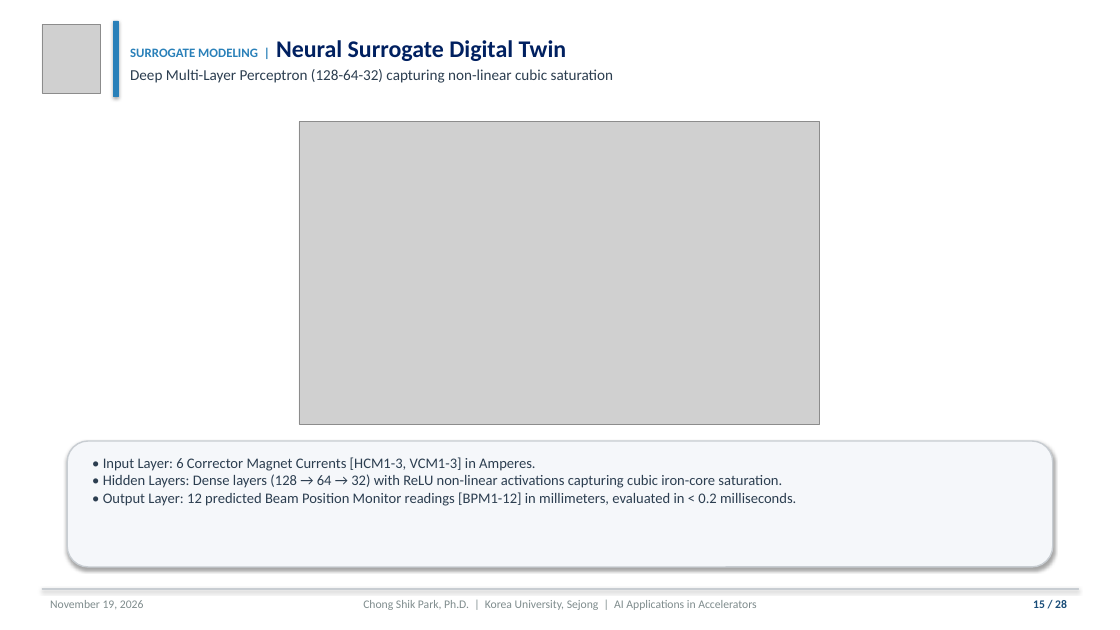
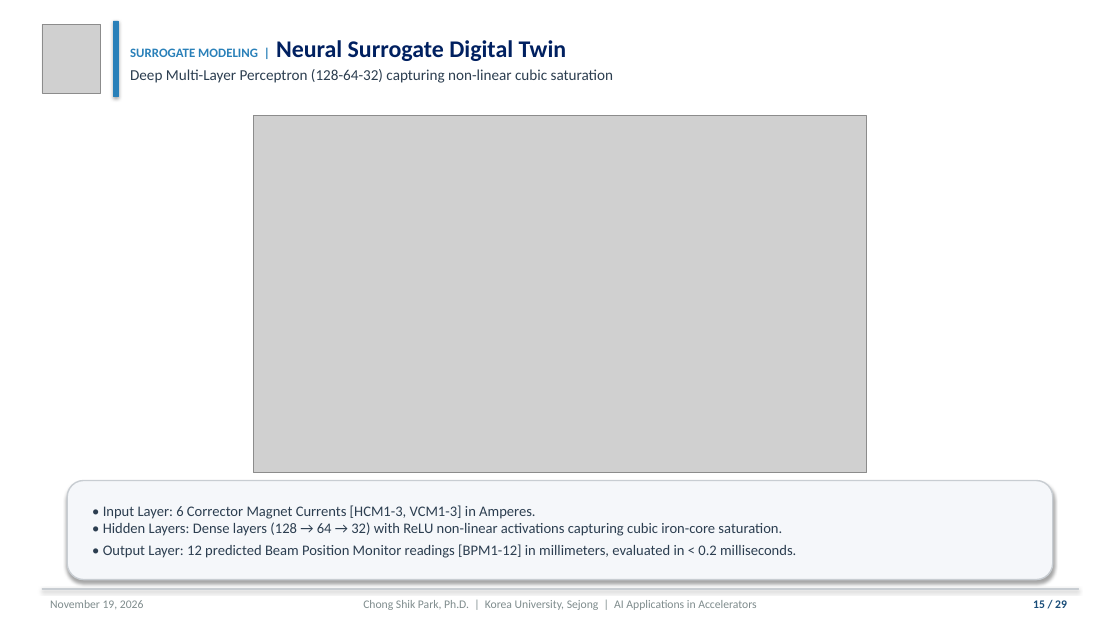
Before and after one commit to cspark7701/ai4acc-mini-hackathon, a slide deck: slide 15 of presentations/Lecture_1_AI_ML_Foundations_and_Control.pptx. Drawn at 1120x630 pixels with LibreOffice and Linux fonts; fonts in the diff are those of the drawing; grey boxes stand for pictures. Boxes give left, top, right and bottom in pixels: in the first picture for what was removed or moved away, otherwise in the second. Text is boxed around its words. In the diff, an @@ line names an element or a change of style, - is before the commit and + after.

```diff
--- a/presentations/Lecture_1_AI_ML_Foundations_and_Control.pptx
+++ b/presentations/Lecture_1_AI_ML_Foundations_and_Control.pptx
@@ picture: place and size @@
-picture at [299, 122, 820, 424]
+picture at [253, 116, 866, 473]
@@ rounded rectangle: place and size @@
-rounded rectangle at [67, 441, 1053, 567]
+rounded rectangle at [67, 481, 1053, 580]
@@ text "• Input Layer: 6 Corrector ...": place and size @@
-text "• Input Layer: 6 Corrector ..." at [103, 457, 796, 506]
+text "• Input Layer: 6 Corrector ..." at [103, 505, 796, 558]
@@ text "• Input Layer: 6 Corrector ..." at [103, 505, 796, 558]: line spacing 1 to 1.22; vertical alignment top to middle @@
```
Also in this commit, not shown: 27 other slides changed, 1 slide added, 10 other files.
